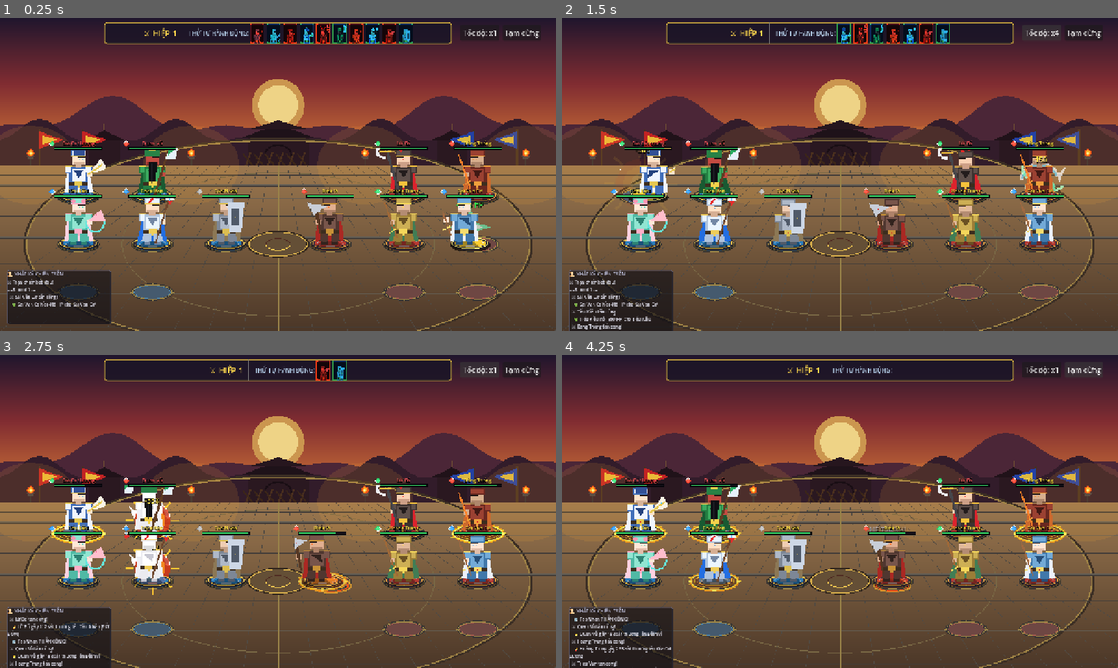
Above: before the commit, frames 1-4 (two rows, left to right).
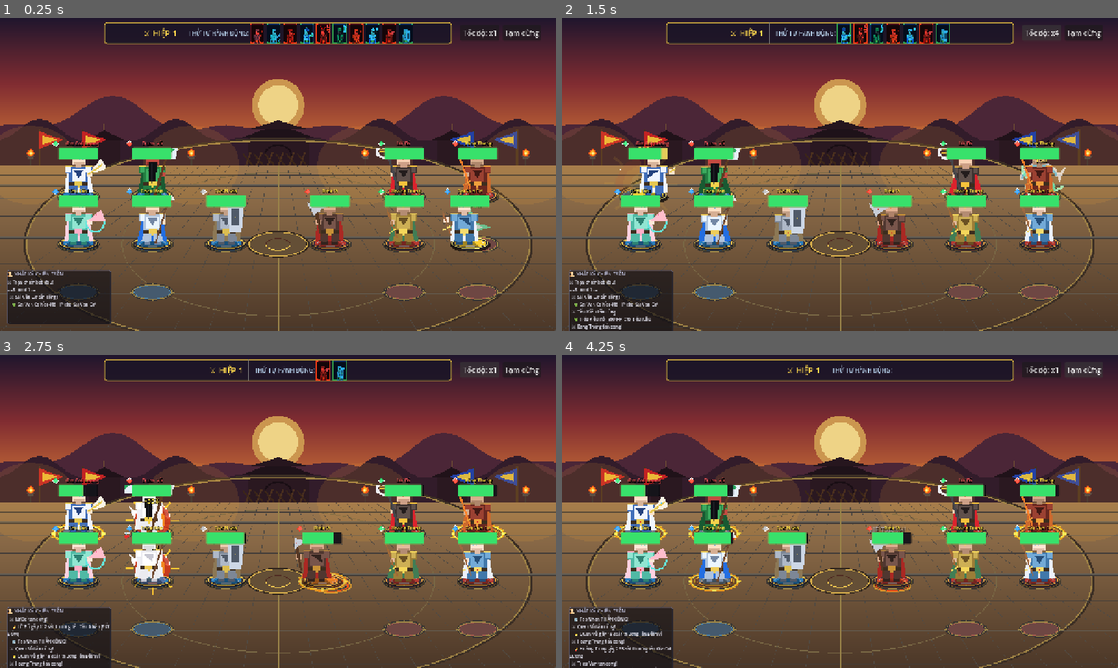
Above: after the commit, the same moments.

Repository: zonhanoz09/tamquoc3d
Game: Godot game, scene res://scenes/battle/BattleScene.tscn
The game is run twice, just before and just after one commit, with the same random seed, the same clock (stepped at 60 frames per second) and the same inputs.
Inputs:
- Up to frame 1 (0.25 s): no input
- Up to frame 2 (1.5 s): click "Tốc độ: x1" at 0.5 s; click "Tốc độ: x2" at 1.25 s
- Up to frame 3 (2.75 s): click "Tốc độ: x4" at 2 s
- Up to frame 4 (4.25 s): click "Tạm dừng" at 2.75 s; click "Tiếp tục" at 3.5 s

The runs differ from the first frame. In frame 1, 3.3% of the frame differs, in the area x 8-91%, y 39-61%; in frame 2, 3.3%; in frame 3, 3.3%; in frame 4, 3.3%.

Commit message:
feat: điều chỉnh chiều dài thanh máu xuống 90px và bo nhẹ 4 góc (radius 2px)

Diff:
--- a/scripts/visual/HeroVisual.gd
+++ b/scripts/visual/HeroVisual.gd
@@ -13,9 +13,8 @@
 var sprite: Sprite2D
 
 # Smooth Overhead Bars
-var hp_bg: ColorRect
-var hp_ghost_bar: ColorRect
-var hp_bar: ColorRect
+var hp_ghost_bar: ProgressBar
+var hp_bar: ProgressBar
 var name_label: Label
 var elem_icon: Sprite2D
 var status_row: HBoxContainer
@@ -85,7 +84,7 @@
 	sprite.z_index = 3
 	add_child(sprite)
 
-	# 5. Overhead UI (Thanh máu dài thanh mảnh 4px & tên tướng tinh tế)
+	# 5. Overhead UI (Thanh máu dài 90px cao 4px bo góc nhẹ 4 góc)
 	_build_overhead_ui()
 
 func _build_overhead_ui() -> void:
@@ -108,15 +107,15 @@
 	if e_tex:
 		elem_icon.texture = e_tex
 	elem_icon.scale = Vector2(0.65, 0.65)
-	elem_icon.position = Vector2(-60, -9)
+	elem_icon.position = Vector2(-52, -9)
 	overhead.add_child(elem_icon)
 
 	# Name Label (Chính giữa trên thanh máu)
 	name_label = Label.new()
 	name_label.text = battle_hero.data.hero_name
 	name_label.horizontal_alignment = HORIZONTAL_ALIGNMENT_CENTER
-	name_label.position = Vector2(-54, -18)
-	name_label.size = Vector2(108, 16)
+	name_label.position = Vector2(-45, -18)
+	name_label.size = Vector2(90, 16)
 	name_label.add_theme_font_size_override("font_size", 11)
 	name_label.add_theme_color_override("font_shadow_color", Color.BLACK)
 	name_label.add_theme_constant_override("shadow_offset_x", 1)
@@ -131,39 +130,51 @@
 	name_label.add_theme_color_override("font_color", rarity_color)
 	overhead.add_child(name_label)
 
-	# ── LINE 2: THANH MÁU DÀI THANH MẢNH CHUẨN 4PX (Dài 108px, cao 4px) ──
-	# Viền tối bên ngoài thanh máu 4px
-	var hp_border = ColorRect.new()
-	hp_border.position = Vector2(-55, -1)
-	hp_border.size = Vector2(110, 6)
-	hp_border.color = Color(0.02, 0.02, 0.04, 0.95)
-	overhead.add_child(hp_border)
-
-	# Nền lòng trong thanh máu 4px
-	hp_bg = ColorRect.new()
-	hp_bg.position = Vector2(-54, 0)
-	hp_bg.size = Vector2(108, 4)
-	hp_bg.color = Color(0.1, 0.08, 0.12, 0.9)
-	overhead.add_child(hp_bg)
-
-	# Vạch tụt máu trễ 4px (Màu vàng sáng)
-	hp_ghost_bar = ColorRect.new()
-	hp_ghost_bar.position = Vector2(-54, 0)
-	hp_ghost_bar.size = Vector2(108, 4)
-	hp_ghost_bar.color = Color(0.98, 0.88, 0.38, 0.9)
+	# ── LINE 2: THANH MÁU DÀI 90PX, CAO 4PX, BO GÓC NHẸ 4 GÓC (RADIUS 2PX) ──
+	# HP Ghost Bar (Vạch tụt máu trễ màu vàng sáng, bo 4 góc nhẹ radius 2px)
+	hp_ghost_bar = ProgressBar.new()
+	hp_ghost_bar.position = Vector2(-45, 0)
+	hp_ghost_bar.size = Vector2(90, 4)
+	hp_ghost_bar.custom_minimum_size = Vector2(90, 4)
+	hp_ghost_bar.show_percentage = false
+	hp_ghost_bar.max_value = battle_hero.stats.hp_max
+	hp_ghost_bar.value = battle_hero.stats.hp_current
+
+	var sb_ghost_bg = StyleBoxFlat.new()
+	sb_ghost_bg.bg_color = Color(0.08, 0.08, 0.1, 0.95)
+	sb_ghost_bg.set_border_width_all(1)
+	sb_ghost_bg.border_color = Color(0.02, 0.02, 0.04, 0.9)
+	sb_ghost_bg.set_corner_radius_all(2)
+	hp_ghost_bar.add_theme_stylebox_override("background", sb_ghost_bg)
+
+	var sb_ghost_fill = StyleBoxFlat.new()
+	sb_ghost_fill.bg_color = Color(0.98, 0.88, 0.38, 0.9)
+	sb_ghost_fill.set_corner_radius_all(2)
+	hp_ghost_bar.add_theme_stylebox_override("fill", sb_ghost_fill)
 	overhead.add_child(hp_ghost_bar)
 
-	# Thanh máu chính 4px (Màu xanh ngọc tươi sáng)
-	hp_bar = ColorRect.new()
-	hp_bar.position = Vector2(-54, 0)
-	hp_bar.size = Vector2(108, 4)
-	hp_bar.color = Color(0.22, 0.88, 0.42)
+	# HP Main Bar (Thanh máu chính màu xanh ngọc, bo 4 góc nhẹ radius 2px)
+	hp_bar = ProgressBar.new()
+	hp_bar.position = Vector2(-45, 0)
+	hp_bar.size = Vector2(90, 4)
+	hp_bar.custom_minimum_size = Vector2(90, 4)
+	hp_bar.show_percentage = false
+	hp_bar.max_value = battle_hero.stats.hp_max
+	hp_bar.value = battle_hero.stats.hp_current
+
+	var sb_empty = StyleBoxEmpty.new()
+	hp_bar.add_theme_stylebox_override("background", sb_empty)
+
+	var sb_fill = StyleBoxFlat.new()
+	sb_fill.bg_color = Color(0.22, 0.88, 0.42)
+	sb_fill.set_corner_radius_all(2)
+	hp_bar.add_theme_stylebox_override("fill", sb_fill)
 	overhead.add_child(hp_bar)
 
 	# ── LINE 0: STATUS ICONS ROW ──
 	status_row = HBoxContainer.new()
-	status_row.position = Vector2(-54, -32)
-	status_row.size = Vector2(108, 12)
+	status_row.position = Vector2(-45, -32)
+	status_row.size = Vector2(90, 12)
 	status_row.alignment = BoxContainer.ALIGNMENT_CENTER
 	overhead.add_child(status_row)
 
@@ -206,31 +217,32 @@
 	var current_hp = battle_hero.stats.hp_current
 	var max_hp = battle_hero.stats.hp_max
 	var hp_ratio = clampf(float(current_hp) / float(max_hp), 0.0, 1.0)
-	var target_w = 108.0 * hp_ratio
 
 	# Dynamic HP Color
-	if hp_ratio > 0.5:
-		hp_bar.color = Color(0.22, 0.88, 0.42) # Xanh ngọc tươi sáng
-	elif hp_ratio > 0.25:
-		hp_bar.color = Color(0.96, 0.76, 0.16) # Vàng cam
-	else:
-		hp_bar.color = Color(0.96, 0.24, 0.24) # Đỏ thẫm nguy cấp
-
-	# Smooth HP transition with Trailing Ghost Bar (Chuẩn 4px)
+	var fill_style = hp_bar.get_theme_stylebox("fill") as StyleBoxFlat
+	if fill_style:
+		if hp_ratio > 0.5:
+			fill_style.bg_color = Color(0.22, 0.88, 0.42) # Xanh ngọc tươi sáng
+		elif hp_ratio > 0.25:
+			fill_style.bg_color = Color(0.96, 0.76, 0.16) # Vàng cam
+		else:
+			fill_style.bg_color = Color(0.96, 0.24, 0.24) # Đỏ thẫm nguy cấp
+
+	# Smooth HP transition with Trailing Ghost Bar (Chuẩn 90x4px có bo góc)
 	if animate:
 		if _hp_tween:
 			_hp_tween.kill()
 		_hp_tween = create_tween()
-		_hp_tween.tween_property(hp_bar, "size:x", target_w, 0.18).set_trans(Tween.TRANS_QUAD).set_ease(Tween.EASE_OUT)
+		_hp_tween.tween_property(hp_bar, "value", float(current_hp), 0.18).set_trans(Tween.TRANS_QUAD).set_ease(Tween.EASE_OUT)
 
 		if _ghost_tween:
 			_ghost_tween.kill()
 		_ghost_tween = create_tween()
 		_ghost_tween.tween_interval(0.2)
-		_ghost_tween.tween_property(hp_ghost_bar, "size:x", target_w, 0.45).set_trans(Tween.TRANS_CUBIC).set_ease(Tween.EASE_OUT)
+		_ghost_tween.tween_property(hp_ghost_bar, "value", float(current_hp), 0.45).set_trans(Tween.TRANS_CUBIC).set_ease(Tween.EASE_OUT)
 	else:
-		hp_bar.size.x = target_w
-		hp_ghost_bar.size.x = target_w
+		hp_bar.value = current_hp
+		hp_ghost_bar.value = current_hp
 
 	# Hiệu ứng chân khi tích đầy Nộ chiêu / Kỹ năng (100 Sĩ khí)
 	var current_morale = battle_hero.stats.morale_current
